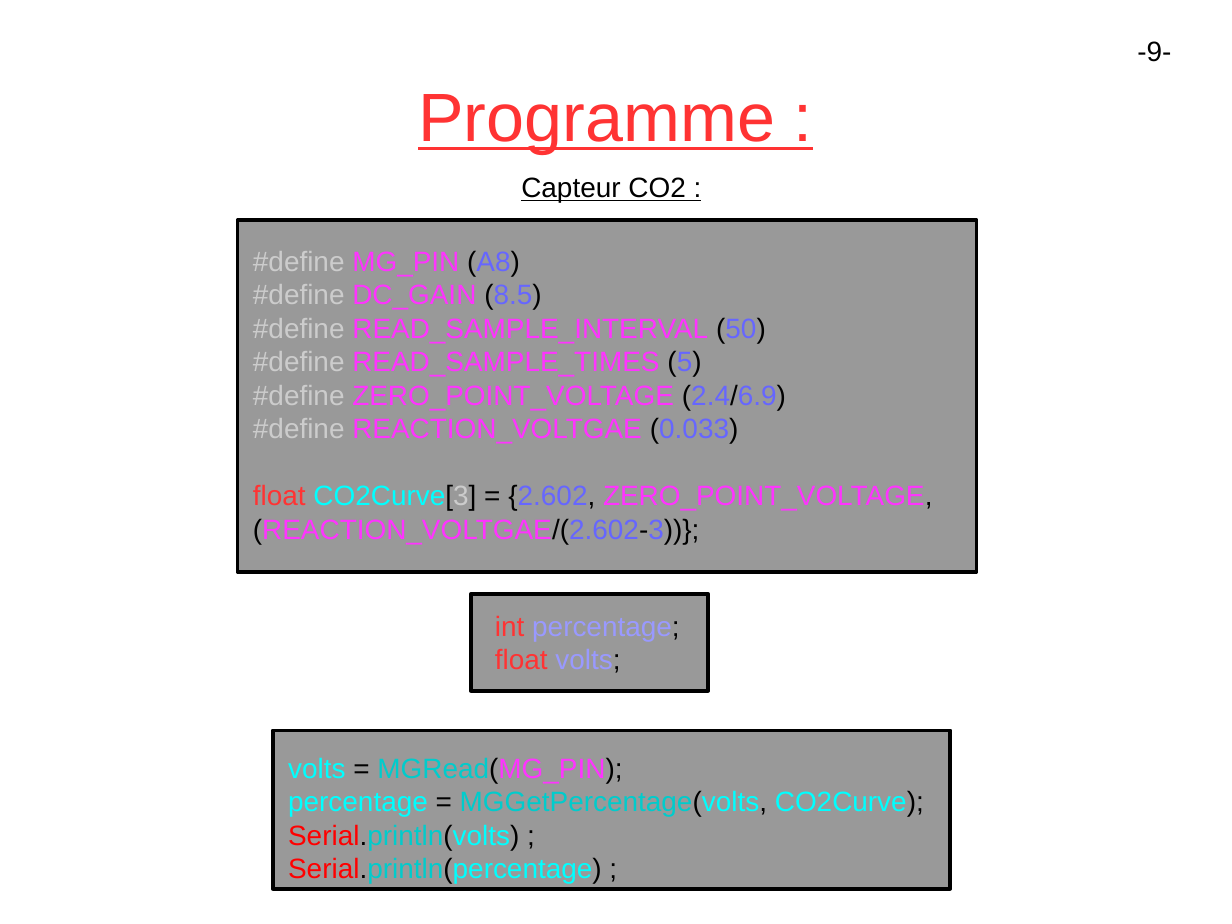
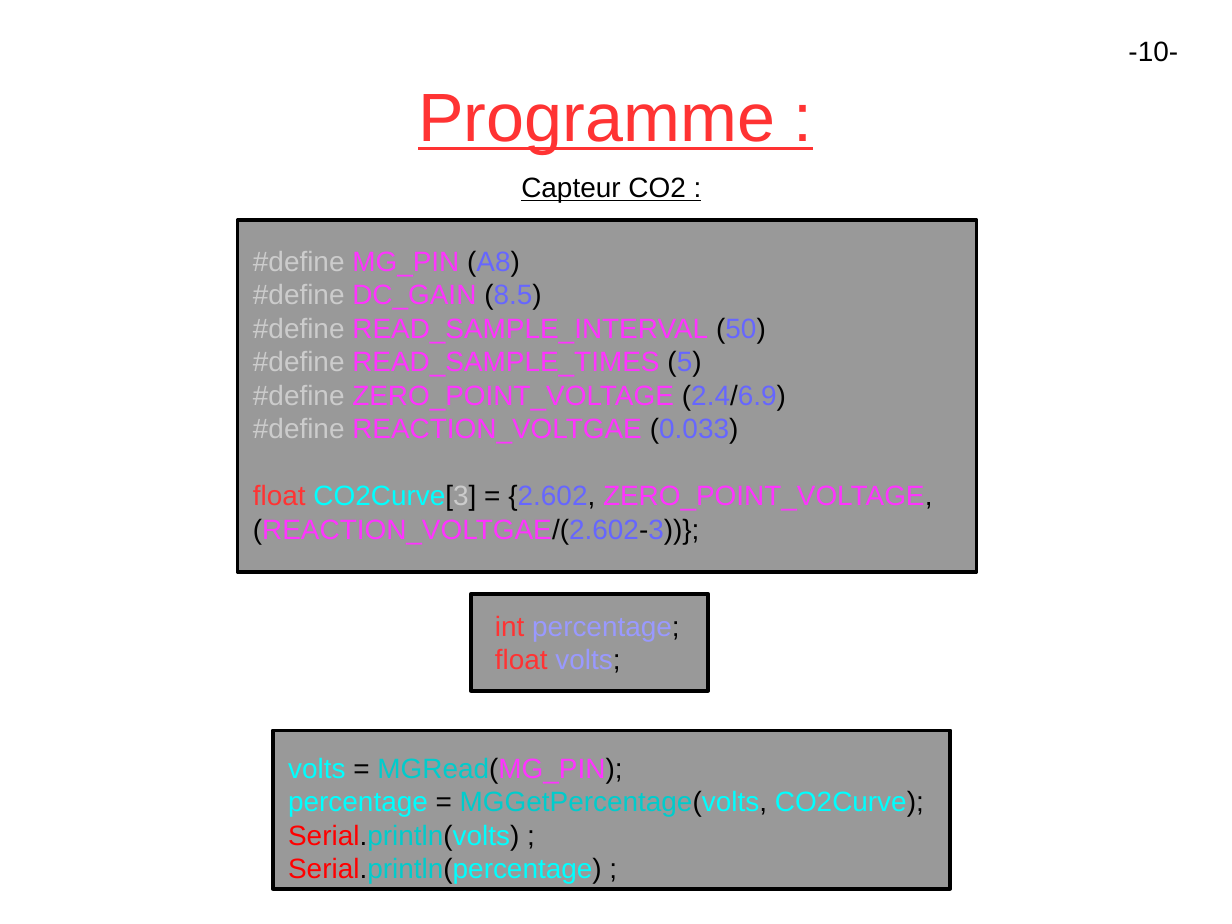
Before and after one commit to lesliesam96/Projet-STI2D, a slide deck: slide 10 of hugo/Diapo.odp (slide 9 before the commit). Drawn at 1232x924 pixels with LibreOffice and Linux fonts; fonts in the diff are those of the drawing. Boxes give left, top, right and bottom in pixels: in the first picture for what was removed or moved away, otherwise in the second. Text is boxed around its words. In the diff, an @@ line names an element or a change of style, - is before the commit and + after.

```diff
--- a/hugo/Diapo.odp
+++ b/hugo/Diapo.odp
@@ text added at (1128,41,1178,62), 18 pt, text #000000 @@
+-10-
@@ text removed at (1137,41,1171,62) @@
--9-
```
Also in this commit, not shown: 7 other slides changed, 1 slide added.
